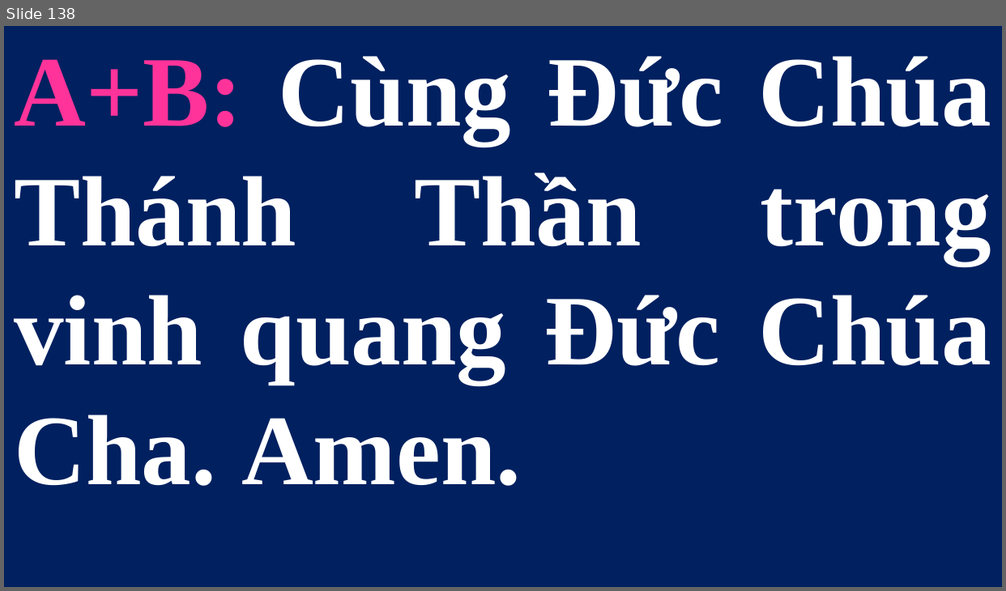
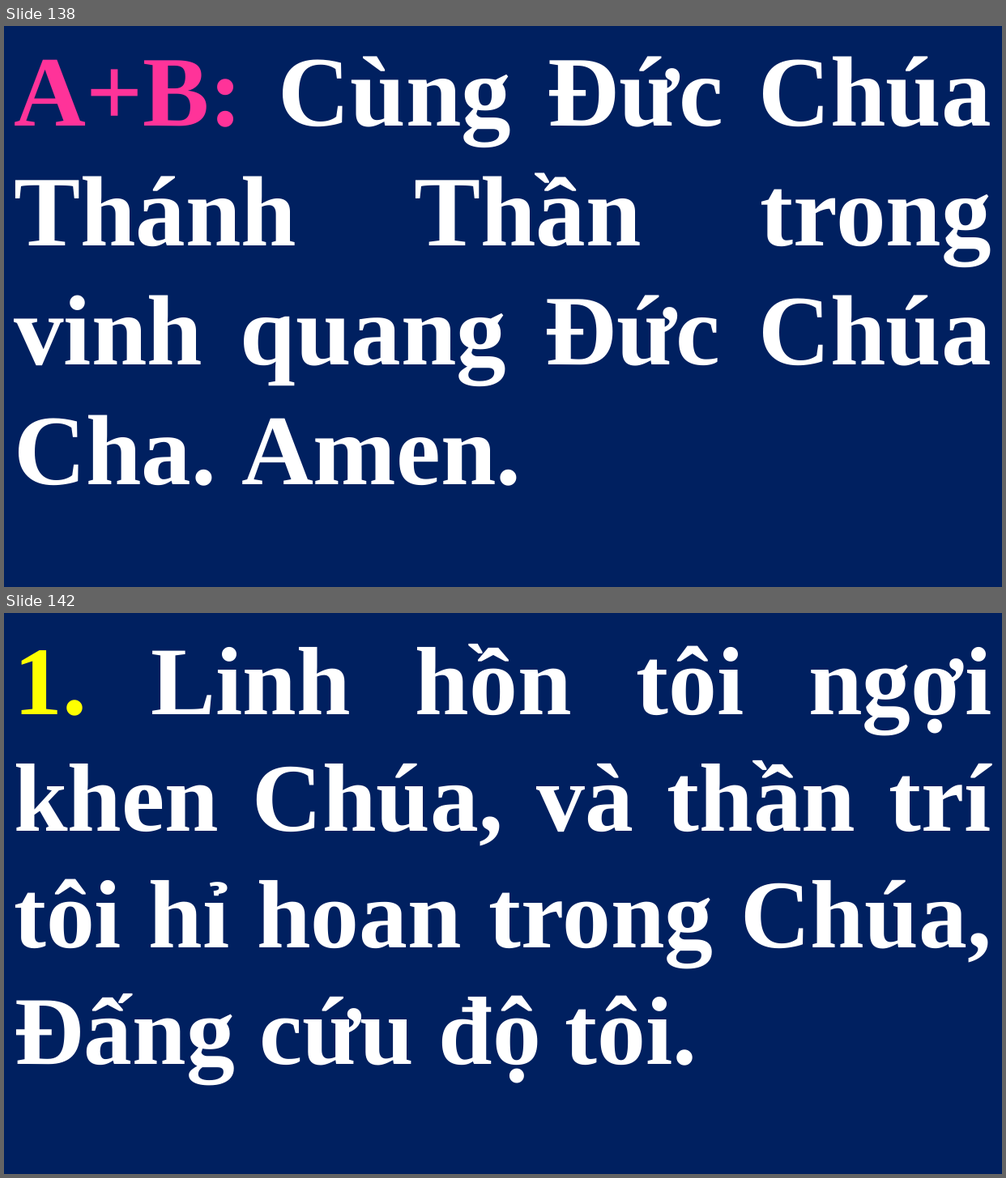
Before and after one commit to lythanhngodev64/SlideLe, a slide deck: Slide/CN-27-TN 2026.pptx. Shown one above the other, each under a label of ours: slide 138 before the commit, slides 138 and 142 after it; the slides between them are not shown. The pictures are 1006x591 and 1006x1178 pixels, drawn with LibreOffice and Linux fonts; fonts in the diff are those of the drawing. Boxes give left, top, right and bottom in pixels: in the first picture for what was removed or moved away, otherwise in the second. Text is boxed around its words. In the diff, an @@ line names an element or a change of style, - is before the commit and + after.

```diff
--- a/Slide/CN-27-TN 2026.pptx
+++ b/Slide/CN-27-TN 2026.pptx
@@ slide 142 added at [4,613,1002,1174], background #FFFFFF @@
@@ subtitle added at [4,613,1002,1174], fill #002060, 70 pt, text #FFFFFF, bold @@
+1. Linh hồn tôi ngợi khen Chúa, và thần trí tôi hỉ hoan trong Chúa, Đấng cứu độ tôi.
```
Also in this commit, not shown: 2 slides changed, 9 other slides added, 13 slides removed, 1 other file.
